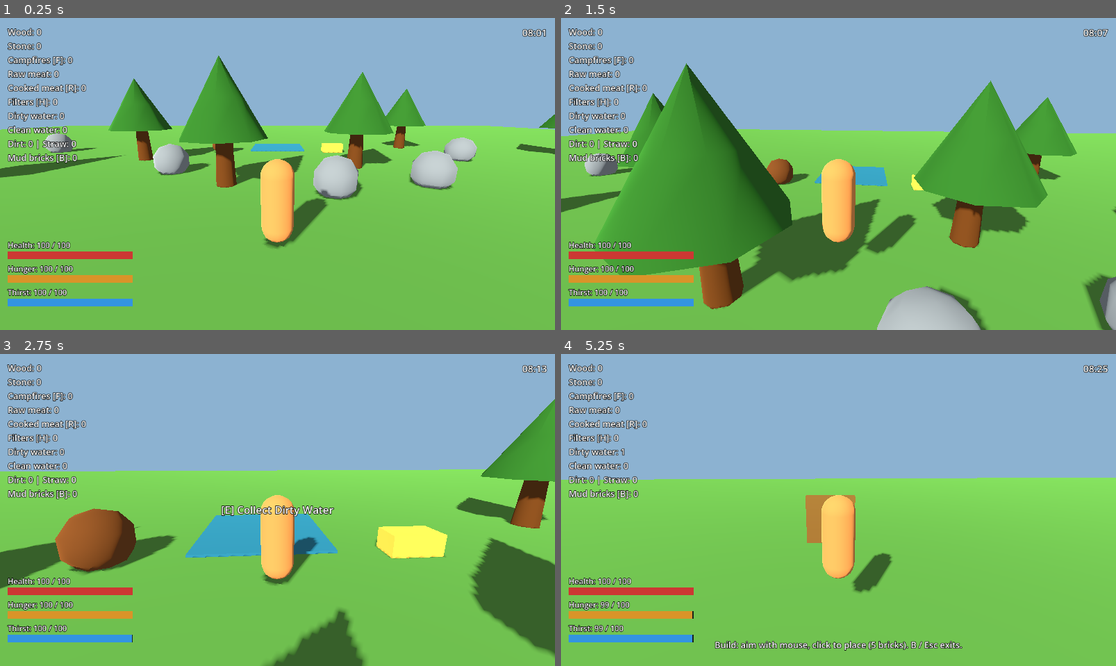
Above: before the commit, frames 1-4 (two rows, left to right).
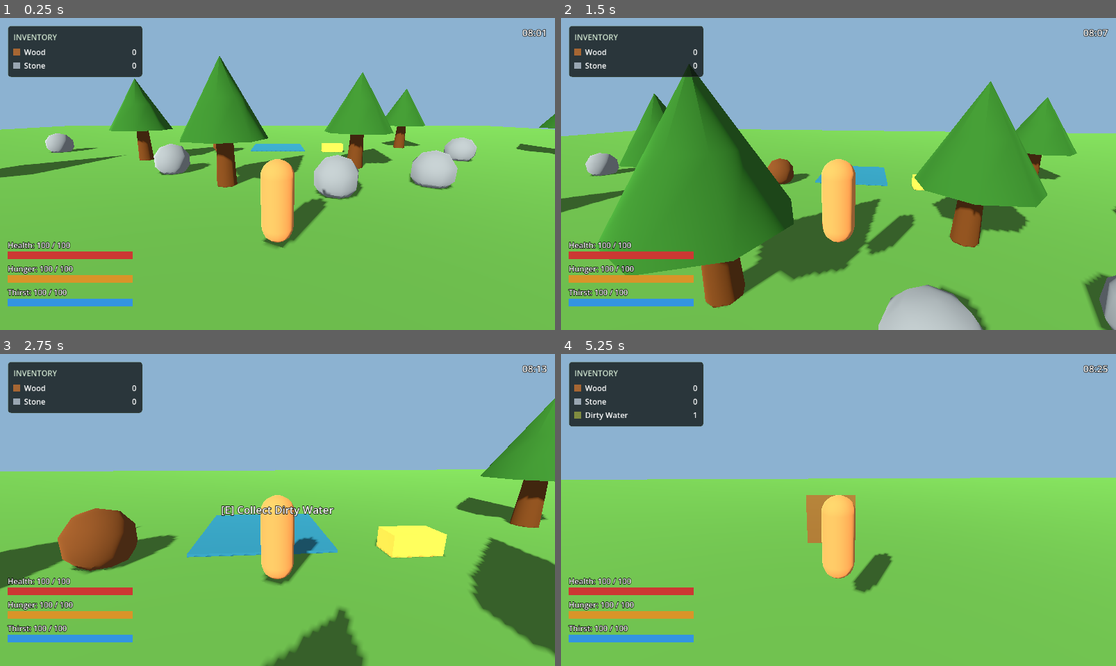
Above: after the commit, the same moments.

Repository: hamzabattas15-afk/jeu-de-survive
Game: Godot game, scene res://scenes/world/main.tscn
Two runs of this game, one before a commit and one after it. Both use one fixed random seed, a clock stepped at 60 frames per second and the inputs below.
Inputs (mouse positions are in pixels of both pictures, inside the frame that each line leads up to):
- Up to frame 1 (0.25 s): no input
- Up to frame 2 (1.5 s): tap Enter at 0.5 s; move the mouse to (866, 174) at 0.52 s; hold R (eat) 0.53-1.28 s; hold W (move_forward) from 0.53 s (still down); tap Space (jump) at 0.77 s; move the mouse to (810, 174) at 1.27 s; click (810, 174) at 1.35 s
- Up to frame 3 (2.75 s): keep holding W (move_forward); tap Space (jump) at 1.52 s; tap R (eat) at 1.55 s; move the mouse to (288, 503) at 2.02 s; hold R (eat) from 2.03 s (still down)
- Up to frame 4 (5.25 s): keep holding W (move_forward); move the mouse to (832, 516) at 2.77 s; release R (eat) at 2.78 s; tap E (interact) at 2.85 s; tap Space (jump) at 3.02, 3.77, 4.52 s; tap R (eat) at 3.05, 4.55 s; move the mouse to (877, 513) at 3.52 s; hold R (eat) 3.53-4.28 s; tap F (place_campfire) at 3.6 s; move the mouse to (794, 506) at 4.27 s; tap Shift (sprint) at 4.35 s; move the mouse to (844, 510) at 5.02 s; hold B (toggle_build) from 5.03 s (still down)

The runs differ from the first frame. In frame 1, 5.6% of the frame differs, in the area x 0-100%, y 2-74%; in frame 2, 6.5%; in frame 3, 5.7%; in frame 4, 7.0%, in the area x 1-75%, y 2-96%.

Commit message:
HUD: translucent inventory panel with icons and scroll

Diff:
--- a/project.godot
+++ b/project.godot
@@ -1,13 +1,22 @@
 ; Engine configuration file.
-; Edit project settings through the Godot editor when possible.
+; It's best edited using the editor UI and not directly,
+; since the parameters that go here are not all obvious.
+;
+; Format:
+;   [section] ; section goes between []
+;   param=value ; assign values to parameters
 
 config_version=5
+
+[animation]
+
+compatibility/default_parent_skeleton_in_mesh_instance_3d=true
 
 [application]
 
 config/name="Stoneborn"
 run/main_scene="res://scenes/world/main.tscn"
-config/features=PackedStringArray("4.0", "GL Compatibility")
+config/features=PackedStringArray("4.7", "GL Compatibility")
 
 [autoload]
 
@@ -18,60 +27,73 @@
 
 move_forward={
 "deadzone": 0.5,
-"events": [Object(InputEventKey,"physical_keycode":87)]
+"events": [Object(InputEventKey,"resource_local_to_scene":false,"resource_name":"","device":16,"window_id":0,"alt_pressed":false,"shift_pressed":false,"ctrl_pressed":false,"meta_pressed":false,"pressed":false,"keycode":0,"physical_keycode":87,"key_label":0,"unicode":0,"location":0,"echo":false,"script":null)
+]
 }
 move_back={
 "deadzone": 0.5,
-"events": [Object(InputEventKey,"physical_keycode":83)]
+"events": [Object(InputEventKey,"resource_local_to_scene":false,"resource_name":"","device":16,"window_id":0,"alt_pressed":false,"shift_pressed":false,"ctrl_pressed":false,"meta_pressed":false,"pressed":false,"keycode":0,"physical_keycode":83,"key_label":0,"unicode":0,"location":0,"echo":false,"script":null)
+]
 }
 move_left={
 "deadzone": 0.5,
-"events": [Object(InputEventKey,"physical_keycode":65)]
+"events": [Object(InputEventKey,"resource_local_to_scene":false,"resource_name":"","device":16,"window_id":0,"alt_pressed":false,"shift_pressed":false,"ctrl_pressed":false,"meta_pressed":false,"pressed":false,"keycode":0,"physical_keycode":65,"key_label":0,"unicode":0,"location":0,"echo":false,"script":null)
+]
 }
 move_right={
 "deadzone": 0.5,
-"events": [Object(InputEventKey,"physical_keycode":68)]
+"events": [Object(InputEventKey,"resource_local_to_scene":false,"resource_name":"","device":16,"window_id":0,"alt_pressed":false,"shift_pressed":false,"ctrl_pressed":false,"meta_pressed":false,"pressed":false,"keycode":0,"physical_keycode":68,"key_label":0,"unicode":0,"location":0,"echo":false,"script":null)
+]
 }
 sprint={
 "deadzone": 0.5,
-"events": [Object(InputEventKey,"physical_keycode":4194325)]
+"events": [Object(InputEventKey,"resource_local_to_scene":false,"resource_name":"","device":16,"window_id":0,"alt_pressed":false,"shift_pressed":false,"ctrl_pressed":false,"meta_pressed":false,"pressed":false,"keycode":0,"physical_keycode":4194325,"key_label":0,"unicode":0,"location":0,"echo":false,"script":null)
+]
 }
 jump={
 "deadzone": 0.5,
-"events": [Object(InputEventKey,"physical_keycode":32)]
+"events": [Object(InputEventKey,"resource_local_to_scene":false,"resource_name":"","device":16,"window_id":0,"alt_pressed":false,"shift_pressed":false,"ctrl_pressed":false,"meta_pressed":false,"pressed":false,"keycode":0,"physical_keycode":32,"key_label":0,"unicode":0,"location":0,"echo":false,"script":null)
+]
 }
 interact={
 "deadzone": 0.5,
-"events": [Object(InputEventKey,"physical_keycode":69)]
+"events": [Object(InputEventKey,"resource_local_to_scene":false,"resource_name":"","device":16,"window_id":0,"alt_pressed":false,"shift_pressed":false,"ctrl_pressed":false,"meta_pressed":false,"pressed":false,"keycode":0,"physical_keycode":69,"key_label":0,"unicode":0,"location":0,"echo":false,"script":null)
+]
 }
 toggle_crafting={
 "deadzone": 0.5,
-"events": [Object(InputEventKey,"physical_keycode":67)]
+"events": [Object(InputEventKey,"resource_local_to_scene":false,"resource_name":"","device":16,"window_id":0,"alt_pressed":false,"shift_pressed":false,"ctrl_pressed":false,"meta_pressed":false,"pressed":false,"keycode":0,"physical_keycode":67,"key_label":0,"unicode":0,"location":0,"echo":false,"script":null)
+]
 }
 place_campfire={
 "deadzone": 0.5,
-"events": [Object(InputEventKey,"physical_keycode":70)]
+"events": [Object(InputEventKey,"resource_local_to_scene":false,"resource_name":"","device":16,"window_id":0,"alt_pressed":false,"shift_pressed":false,"ctrl_pressed":false,"meta_pressed":false,"pressed":false,"keycode":0,"physical_keycode":70,"key_label":0,"unicode":0,"location":0,"echo":false,"script":null)
+]
 }
 debug_give_raw_meat={
 "deadzone": 0.5,
-"events": [Object(InputEventKey,"physical_keycode":71)]
+"events": [Object(InputEventKey,"resource_local_to_scene":false,"resource_name":"","device":16,"window_id":0,"alt_pressed":false,"shift_pressed":false,"ctrl_pressed":false,"meta_pressed":false,"pressed":false,"keycode":0,"physical_keycode":71,"key_label":0,"unicode":0,"location":0,"echo":false,"script":null)
+]
 }
 eat={
 "deadzone": 0.5,
-"events": [Object(InputEventKey,"physical_keycode":82)]
+"events": [Object(InputEventKey,"resource_local_to_scene":false,"resource_name":"","device":16,"window_id":0,"alt_pressed":false,"shift_pressed":false,"ctrl_pressed":false,"meta_pressed":false,"pressed":false,"keycode":0,"physical_keycode":82,"key_label":0,"unicode":0,"location":0,"echo":false,"script":null)
+]
 }
-
 place_water_filter={
 "deadzone": 0.5,
-"events": [Object(InputEventKey,"physical_keycode":72)]
+"events": [Object(InputEventKey,"resource_local_to_scene":false,"resource_name":"","device":16,"window_id":0,"alt_pressed":false,"shift_pressed":false,"ctrl_pressed":false,"meta_pressed":false,"pressed":false,"keycode":0,"physical_keycode":72,"key_label":0,"unicode":0,"location":0,"echo":false,"script":null)
+]
 }
 toggle_build={
 "deadzone": 0.5,
-"events": [Object(InputEventKey,"physical_keycode":66)]
+"events": [Object(InputEventKey,"resource_local_to_scene":false,"resource_name":"","device":16,"window_id":0,"alt_pressed":false,"shift_pressed":false,"ctrl_pressed":false,"meta_pressed":false,"pressed":false,"keycode":0,"physical_keycode":66,"key_label":0,"unicode":0,"location":0,"echo":false,"script":null)
+]
 }
 build_place={
 "deadzone": 0.5,
-"events": [Object(InputEventMouseButton,"button_index":1)]
+"events": [Object(InputEventMouseButton,"resource_local_to_scene":false,"resource_name":"","device":32,"window_id":0,"alt_pressed":false,"shift_pressed":false,"ctrl_pressed":false,"meta_pressed":false,"button_mask":0,"position":Vector2(0, 0),"global_position":Vector2(0, 0),"factor":1.0,"button_index":1,"canceled":false,"pressed":false,"double_click":false,"script":null)
+]
 }
 
 [rendering]
--- a/scenes/ui/hud.tscn
+++ b/scenes/ui/hud.tscn
@@ -1,24 +1,62 @@
-[gd_scene load_steps=5 format=3]
+[gd_scene load_steps=6 format=3]
 
 [ext_resource type="Script" path="res://scripts/hud.gd" id="1_hud"]
 [ext_resource type="PackedScene" path="res://scenes/ui/crafting_menu.tscn" id="2_crafting"]
 [ext_resource type="PackedScene" path="res://scenes/ui/stats_hud.tscn" id="3_stats"]
 [ext_resource type="PackedScene" path="res://scenes/ui/death_screen.tscn" id="4_death"]
 
+[sub_resource type="StyleBoxFlat" id="StyleBoxFlat_inventory"]
+content_margin_left = 12.0
+content_margin_top = 12.0
+content_margin_right = 12.0
+content_margin_bottom = 12.0
+bg_color = Color(0.055, 0.075, 0.065, 0.78)
+border_width_left = 1
+border_width_top = 1
+border_width_right = 1
+border_width_bottom = 1
+border_color = Color(0.4, 0.5, 0.4, 0.45)
+corner_radius_top_left = 6
+corner_radius_top_right = 6
+corner_radius_bottom_left = 6
+corner_radius_bottom_right = 6
+
 [node name="HUD" type="CanvasLayer"]
 script = ExtResource("1_hud")
 
-[node name="ResourceLabel" type="Label" parent="."]
+[node name="InventoryPanel" type="PanelContainer" parent="."]
+custom_minimum_size = Vector2(280, 0)
 offset_left = 16.0
 offset_top = 16.0
-offset_right = 216.0
-offset_bottom = 300.0
+offset_right = 296.0
+offset_bottom = 120.0
 mouse_filter = 2
-theme_override_colors/font_color = Color(1, 1, 1, 1)
-theme_override_colors/font_outline_color = Color(0, 0, 0, 1)
-theme_override_constants/outline_size = 4
-theme_override_font_sizes/font_size = 18
-text = "Wood: 0\nStone: 0\nCampfires [F]: 0\nRaw meat: 0\nCooked meat [R]: 0"
+theme_override_styles/panel = SubResource("StyleBoxFlat_inventory")
+
+[node name="Content" type="VBoxContainer" parent="InventoryPanel"]
+layout_mode = 2
+mouse_filter = 2
+theme_override_constants/separation = 8
+
+[node name="Title" type="Label" parent="InventoryPanel/Content"]
+layout_mode = 2
+mouse_filter = 2
+theme_override_font_sizes/font_size = 16
+theme_override_colors/font_color = Color(0.8, 0.88, 0.8, 1)
+text = "INVENTORY"
+
+[node name="InventoryScroll" type="ScrollContainer" parent="InventoryPanel/Content"]
+custom_minimum_size = Vector2(0, 52)
+layout_mode = 2
+mouse_filter = 1
+focus_mode = 0
+horizontal_scroll_mode = 0
+
+[node name="ItemList" type="VBoxContainer" parent="InventoryPanel/Content/InventoryScroll"]
+layout_mode = 2
+size_flags_horizontal = 3
+mouse_filter = 2
+theme_override_constants/separation = 4
 
 [node name="TimeLabel" type="Label" parent="."]
 anchors_preset = 1
--- a/scenes/world/main.tscn
+++ b/scenes/world/main.tscn
@@ -1,11 +1,10 @@
-[gd_scene load_steps=13 format=3]
+[gd_scene format=3 uid="uid://dq2gvun48j0em"]
 
 [ext_resource type="PackedScene" path="res://scenes/player/player.tscn" id="1_player"]
 [ext_resource type="PackedScene" path="res://scenes/ui/hud.tscn" id="2_hud"]
 [ext_resource type="PackedScene" path="res://scenes/items/tree.tscn" id="3_tree"]
 [ext_resource type="PackedScene" path="res://scenes/items/rock.tscn" id="4_rock"]
-[ext_resource type="Script" path="res://scripts/day_night_cycle.gd" id="5_day_night"]
-
+[ext_resource type="Script" uid="uid://d0qmh0r7uuhu1" path="res://scripts/day_night_cycle.gd" id="5_day_night"]
 [ext_resource type="PackedScene" path="res://scenes/world/pond.tscn" id="6_pond"]
 [ext_resource type="PackedScene" path="res://scenes/items/dirt.tscn" id="7_dirt"]
 [ext_resource type="PackedScene" path="res://scenes/items/straw.tscn" id="8_straw"]
@@ -17,15 +16,10 @@
 ambient_light_color = Color(1, 1, 1, 1)
 ambient_light_energy = 0.6
 reflected_light_source = 1
-ssao_enabled = false
-ssr_enabled = false
-glow_enabled = false
-volumetric_fog_enabled = false
 
 [sub_resource type="StandardMaterial3D" id="StandardMaterial3D_ground"]
 albedo_color = Color(0.28, 0.48, 0.22, 1)
 metallic_specular = 0.0
-roughness = 1.0
 
 [sub_resource type="BoxMesh" id="BoxMesh_ground"]
 material = SubResource("StandardMaterial3D_ground")
@@ -34,127 +28,102 @@
 [sub_resource type="BoxShape3D" id="BoxShape3D_ground"]
 size = Vector3(100, 1, 100)
 
-[node name="Main" type="Node3D"]
+[node name="Main" type="Node3D" unique_id=2080452242]
 
-[node name="WorldEnvironment" type="WorldEnvironment" parent="."]
+[node name="WorldEnvironment" type="WorldEnvironment" parent="." unique_id=948066875]
 environment = SubResource("Environment_world")
 
-[node name="DirectionalLight3D" type="DirectionalLight3D" parent="."]
-rotation_degrees = Vector3(-55, -30, 0)
-light_energy = 1.0
+[node name="DirectionalLight3D" type="DirectionalLight3D" parent="." unique_id=1260509019]
+transform = Transform3D(0.8660254, 0.40957603, -0.28678823, 0, 0.57357645, 0.81915206, 0.5, -0.7094065, 0.49673176, 0, 0, 0)
 shadow_enabled = true
 directional_shadow_mode = 0
 directional_shadow_max_distance = 30.0
 
-[node name="Ground" type="StaticBody3D" parent="."]
-position = Vector3(0, -0.5, 0)
-collision_layer = 1
-collision_mask = 1
+[node name="Ground" type="StaticBody3D" parent="." unique_id=1910915293]
+transform = Transform3D(1, 0, 0, 0, 1, 0, 0, 0, 1, 0, -0.5, 0)
 
-[node name="MeshInstance3D" type="MeshInstance3D" parent="Ground"]
+[node name="MeshInstance3D" type="MeshInstance3D" parent="Ground" unique_id=359625031]
 mesh = SubResource("BoxMesh_ground")
 
-[node name="CollisionShape3D" type="CollisionShape3D" parent="Ground"]
+[node name="CollisionShape3D" type="CollisionShape3D" parent="Ground" unique_id=259998889]
 shape = SubResource("BoxShape3D_ground")
 
-[node name="Player" parent="." instance=ExtResource("1_player")]
-position = Vector3(0, 0.05, 0)
+[node name="Player" parent="." unique_id=2035560388 instance=ExtResource("1_player")]
+transform = Transform3D(1, 0, 0, 0, 1, 0, 0, 0, 1, -0.018764496, 0.011554707, 0.034183502)
 
-[node name="HUD" parent="." instance=ExtResource("2_hud")]
+[node name="HUD" parent="." unique_id=25313867 instance=ExtResource("2_hud")]
 
-[node name="Trees" type="Node3D" parent="."]
+[node name="Trees" type="Node3D" parent="." unique_id=1561514664]
 
-[node name="Tree01" parent="Trees" instance=ExtResource("3_tree")]
-position = Vector3(-2, 0, -4)
+[node name="Tree01" parent="Trees" unique_id=2081892451 instance=ExtResource("3_tree")]
+transform = Transform3D(1, 0, 0, 0, 1, 0, 0, 0, 1, -2, 0, -4)
 
-[node name="Tree02" parent="Trees" instance=ExtResource("3_tree")]
-position = Vector3(4, 0, -7)
-rotation_degrees = Vector3(0, 25, 0)
+[node name="Tree02" parent="Trees" unique_id=1739480700 instance=ExtResource("3_tree")]
+transform = Transform3D(0.90630776, 0, 0.42261827, 0, 1, 0, -0.42261827, 0, 0.90630776, 4, 0, -7)
 
-[node name="Tree03" parent="Trees" instance=ExtResource("3_tree")]
-position = Vector3(-8, 0, -9)
-rotation_degrees = Vector3(0, 65, 0)
+[node name="Tree03" parent="Trees" unique_id=1353267857 instance=ExtResource("3_tree")]
+transform = Transform3D(0.42261824, 0, 0.9063078, 0, 1, 0, -0.9063078, 0, 0.42261824, -8, 0, -9)
 
-[node name="Tree04" parent="Trees" instance=ExtResource("3_tree")]
-position = Vector3(10, 0, -14)
-rotation_degrees = Vector3(0, 110, 0)
+[node name="Tree04" parent="Trees" unique_id=1214377277 instance=ExtResource("3_tree")]
+transform = Transform3D(-0.34202012, 0, 0.9396926, 0, 1, 0, -0.9396926, 0, -0.34202012, 10, 0, -14)
 
-[node name="Tree05" parent="Trees" instance=ExtResource("3_tree")]
-position = Vector3(-14, 0, -4)
-rotation_degrees = Vector3(0, 145, 0)
+[node name="Tree05" parent="Trees" unique_id=1204927878 instance=ExtResource("3_tree")]
+transform = Transform3D(-0.81915206, 0, 0.57357645, 0, 1, 0, -0.57357645, 0, -0.81915206, -14, 0, -4)
 
-[node name="Tree06" parent="Trees" instance=ExtResource("3_tree")]
-position = Vector3(15, 0, 5)
-rotation_degrees = Vector3(0, 180, 0)
+[node name="Tree06" parent="Trees" unique_id=292299122 instance=ExtResource("3_tree")]
+transform = Transform3D(-1, 0, -8.742278e-08, 0, 1, 0, 8.742278e-08, 0, -1, 15, 0, 5)
 
-[node name="Tree07" parent="Trees" instance=ExtResource("3_tree")]
-position = Vector3(4, 0, 13)
-rotation_degrees = Vector3(0, 210, 0)
+[node name="Tree07" parent="Trees" unique_id=1508133456 instance=ExtResource("3_tree")]
+transform = Transform3D(-0.8660254, 0, -0.49999997, 0, 1, 0, 0.49999997, 0, -0.8660254, 4, 0, 13)
 
-[node name="Tree08" parent="Trees" instance=ExtResource("3_tree")]
-position = Vector3(-7, 0, 14)
-rotation_degrees = Vector3(0, 245, 0)
+[node name="Tree08" parent="Trees" unique_id=1550840782 instance=ExtResource("3_tree")]
+transform = Transform3D(-0.42261818, 0, -0.9063078, 0, 1, 0, 0.9063078, 0, -0.42261818, -7, 0, 14)
 
-[node name="Tree09" parent="Trees" instance=ExtResource("3_tree")]
-position = Vector3(-18, 0, 12)
-rotation_degrees = Vector3(0, 285, 0)
+[node name="Tree09" parent="Trees" unique_id=1827870626 instance=ExtResource("3_tree")]
+transform = Transform3D(0.258819, 0, -0.9659258, 0, 1, 0, 0.9659258, 0, 0.258819, -18, 0, 12)
 
-[node name="Tree10" parent="Trees" instance=ExtResource("3_tree")]
-position = Vector3(19, 0, -10)
-rotation_degrees = Vector3(0, 320, 0)
+[node name="Tree10" parent="Trees" unique_id=70280024 instance=ExtResource("3_tree")]
+transform = Transform3D(0.7660443, 0, -0.64278775, 0, 1, 0, 0.64278775, 0, 0.7660443, 19, 0, -10)
 
-[node name="Rocks" type="Node3D" parent="."]
+[node name="Rocks" type="Node3D" parent="." unique_id=232192370]
 
-[node name="Rock01" parent="Rocks" instance=ExtResource("4_rock")]
-position = Vector3(2, 0, -3)
+[node name="Rock01" parent="Rocks" unique_id=1124238803 instance=ExtResource("4_rock")]
+transform = Transform3D(1, 0, 0, 0, 1, 0, 0, 0, 1, 2, 0, -3)
 
-[node name="Rock02" parent="Rocks" instance=ExtResource("4_rock")]
-position = Vector3(6, 0, -4)
-rotation_degrees = Vector3(0, 35, 0)
+[node name="Rock02" parent="Rocks" unique_id=1388328805 instance=ExtResource("4_rock")]
+transform = Transform3D(0.81915206, 0, 0.57357645, 0, 1, 0, -0.57357645, 0, 0.81915206, 6, 0, -4)
 
-[node name="Rock03" parent="Rocks" instance=ExtResource("4_rock")]
-position = Vector3(-5, 0, -6)
-rotation_degrees = Vector3(0, 70, 0)
+[node name="Rock03" parent="Rocks" unique_id=1806465210 instance=ExtResource("4_rock")]
+transform = Transform3D(0.34202015, 0, 0.9396926, 0, 1, 0, -0.9396926, 0, 0.34202015, -5, 0, -6)
 
-[node name="Rock04" parent="Rocks" instance=ExtResource("4_rock")]
-position = Vector3(11, 0, -9)
-rotation_degrees = Vector3(0, 105, 0)
+[node name="Rock04" parent="Rocks" unique_id=240780150 instance=ExtResource("4_rock")]
+transform = Transform3D(-0.25881904, 0, 0.9659258, 0, 1, 0, -0.9659258, 0, -0.25881904, 11, 0, -9)
 
-[node name="Rock05" parent="Rocks" instance=ExtResource("4_rock")]
-position = Vector3(-11, 0, 2)
-rotation_degrees = Vector3(0, 145, 0)
+[node name="Rock05" parent="Rocks" unique_id=805429825 instance=ExtResource("4_rock")]
+transform = Transform3D(-0.81915206, 0, 0.57357645, 0, 1, 0, -0.57357645, 0, -0.81915206, -11, 0, 2)
 
-[node name="Rock06" parent="Rocks" instance=ExtResource("4_rock")]
-position = Vector3(8, 0, 8)
-rotation_degrees = Vector3(0, 190, 0)
+[node name="Rock06" parent="Rocks" unique_id=1119267994 instance=ExtResource("4_rock")]
+transform = Transform3D(-0.9848077, 0, -0.17364822, 0, 1, 0, 0.17364822, 0, -0.9848077, 8, 0, 8)
 
-[node name="Rock07" parent="Rocks" instance=ExtResource("4_rock")]
-position = Vector3(-2, 0, 9)
-rotation_degrees = Vector3(0, 240, 0)
+[node name="Rock07" parent="Rocks" unique_id=980402931 instance=ExtResource("4_rock")]
+transform = Transform3D(-0.4999999, 0, -0.86602545, 0, 1, 0, 0.86602545, 0, -0.4999999, -2, 0, 9)
 
-[node name="Rock08" parent="Rocks" instance=ExtResource("4_rock")]
-position = Vector3(-16, 0, -12)
-rotation_degrees = Vector3(0, 300, 0)
+[node name="Rock08" parent="Rocks" unique_id=76997352 instance=ExtResource("4_rock")]
+transform = Transform3D(0.4999999, 0, -0.86602545, 0, 1, 0, 0.86602545, 0, 0.4999999, -16, 0, -12)
 
-[node name="DayNightCycle" type="Node" parent="." node_paths=PackedStringArray("sun", "world_environment")]
+[node name="DayNightCycle" type="Node" parent="." unique_id=1812040672 node_paths=PackedStringArray("sun", "world_environment")]
 script = ExtResource("5_day_night")
 sun = NodePath("../DirectionalLight3D")
 world_environment = NodePath("../WorldEnvironment")
 
-[node name="Pond" parent="." instance=ExtResource("6_pond")]
-position = Vector3(0, 0.01, -14)
-[node name="Dirt" parent="." instance=ExtResource("7_dirt")]
-position = Vector3(-4, 0, -12)
-[node name="Straw" parent="." instance=ExtResource("8_straw")]
-position = Vector3(4, 0, -12)
+[node name="Pond" parent="." unique_id=543164002 instance=ExtResource("6_pond")]
+transform = Transform3D(1, 0, 0, 0, 1, 0, 0, 0, 1, 0, 0.01, -14)
+
+[node name="Dirt" parent="." unique_id=243175623 instance=ExtResource("7_dirt")]
+transform = Transform3D(1, 0, 0, 0, 1, 0, 0, 0, 1, -4, 0, -12)
+
+[node name="Straw" parent="." unique_id=1871699141 instance=ExtResource("8_straw")]
+transform = Transform3D(1, 0, 0, 0, 1, 0, 0, 0, 1, 4, 0, -12)
 
 [connection signal="interaction_prompt_changed" from="Player" to="HUD" method="_on_interaction_prompt_changed"]
 [connection signal="time_changed" from="DayNightCycle" to="HUD" method="_on_time_changed"]
-[connection signal="placement_feedback" from="Player/CampfirePlacement" to="HUD" method="_on_placement_feedback"]
-[connection signal="health_changed" from="Player/PlayerStats" to="HUD/StatsHUD" method="_on_health_changed"]
-[connection signal="hunger_changed" from="Player/PlayerStats" to="HUD/StatsHUD" method="_on_hunger_changed"]
-[connection signal="thirst_changed" from="Player/PlayerStats" to="HUD/StatsHUD" method="_on_thirst_changed"]
-[connection signal="player_died" from="Player/PlayerStats" to="HUD/DeathScreen" method="_on_player_died"]
-
-[connection signal="placement_feedback" from="Player/WaterFilterPlacement" to="HUD" method="_on_placement_feedback"]
-[connection signal="build_feedback" from="Player/BuildMode" to="HUD" method="_on_placement_feedback"]
--- a/scripts/hud.gd
+++ b/scripts/hud.gd
@@ -1,6 +1,25 @@
 extends CanvasLayer
 
-@onready var _resource_label: Label = $ResourceLabel
+const ITEM_COLORS: Dictionary = {
+	"wood": Color(0.65, 0.4, 0.2), "stone": Color(0.6, 0.65, 0.7),
+	"campfire": Color(1.0, 0.45, 0.15), "raw_meat": Color(0.9, 0.35, 0.4),
+	"cooked_meat": Color(0.65, 0.3, 0.18), "water_filter": Color(0.35, 0.75, 0.7),
+	"dirty_water": Color(0.5, 0.55, 0.25), "clean_water": Color(0.3, 0.7, 1.0),
+	"dirt": Color(0.45, 0.3, 0.2), "straw": Color(0.9, 0.8, 0.35),
+	"mud_brick": Color(0.75, 0.4, 0.25), "wooden_spear": Color(0.8, 0.65, 0.4),
+	"stone_axe": Color(0.7, 0.8, 0.85), "torch": Color(1.0, 0.8, 0.25)
+}
+const ITEM_LABELS: Dictionary = {
+	"campfire": "Campfires [F]", "water_filter": "Filters [H]",
+	"cooked_meat": "Cooked meat [R]", "mud_brick": "Mud bricks [B]"
+}
+
+var _inventory_rows: Dictionary = {}
+var _visible_item_count: int = 0
+
+@onready var _inventory_panel: PanelContainer = $InventoryPanel
+@onready var _inventory_scroll: ScrollContainer = $InventoryPanel/Content/InventoryScroll
+@onready var _inventory_list: VBoxContainer = $InventoryPanel/Content/InventoryScroll/ItemList
 @onready var _interaction_prompt: Label = $InteractionPrompt
 @onready var _time_label: Label = $TimeLabel
 @onready var _action_status: Label = $ActionStatus
@@ -10,24 +29,73 @@
 func _ready() -> void:
 	_interaction_prompt.hide()
 	_action_status_timer.timeout.connect(_action_status.hide)
-	Inventory.inventory_changed.connect(_update_resource_label)
-	_update_resource_label()
+	Inventory.inventory_changed.connect(_update_inventory)
+	get_viewport().size_changed.connect(_resize_inventory_panel)
+	_update_inventory()
 
 
-func _update_resource_label() -> void:
-	_resource_label.text = "Wood: %d\nStone: %d\nCampfires [F]: %d\nRaw meat: %d\nCooked meat [R]: %d\nFilters [H]: %d\nDirty water: %d\nClean water: %d\nDirt: %d | Straw: %d\nMud bricks [B]: %d" % [
-		Inventory.get_amount("wood"),
-		Inventory.get_amount("stone"),
-		Inventory.get_amount("campfire"),
-		Inventory.get_amount("raw_meat"),
-		Inventory.get_amount("cooked_meat"),
-		Inventory.get_amount("water_filter"),
-		Inventory.get_amount("dirty_water"),
-		Inventory.get_amount("clean_water"),
-		Inventory.get_amount("dirt"),
-		Inventory.get_amount("straw"),
-		Inventory.get_amount("mud_brick")
-	]
+func _update_inventory() -> void:
+	var children: Array[Node] = _inventory_list.get_children()
+	for child in children:
+		(child as Control).hide()
+	var item_ids: Array[String] = ["wood", "stone"]
+	var stored_ids: Array[String] = []
+	stored_ids.assign(Inventory.items.keys())
+	stored_ids.sort()
+	for item_id in stored_ids:
+		if not item_ids.has(item_id):
+			item_ids.append(item_id)
+	_visible_item_count = 0
+	for item_id in item_ids:
+		var amount: int = Inventory.get_amount(item_id)
+		if amount <= 0 and item_id != "wood" and item_id != "stone":
+			continue
+		var row: HBoxContainer = _get_inventory_row(item_id)
+		var count_label: Label = row.get_node("Amount") as Label
+		count_label.text = str(amount)
+		row.show()
+		_inventory_list.move_child(row, _visible_item_count)
+		_visible_item_count += 1
+	_resize_inventory_panel()
+
+
+func _get_inventory_row(item_id: String) -> HBoxContainer:
+	if _inventory_rows.has(item_id):
+		return _inventory_rows[item_id] as HBoxContainer
+	var row: HBoxContainer = HBoxContainer.new()
+	row.custom_minimum_size = Vector2(0, 24)
+	row.mouse_filter = Control.MOUSE_FILTER_IGNORE
+	row.add_theme_constant_override("separation", 8)
+	var icon: ColorRect = ColorRect.new()
+	icon.custom_minimum_size = Vector2(14, 14)
+	icon.size_flags_vertical = Control.SIZE_SHRINK_CENTER
+	icon.mouse_filter = Control.MOUSE_FILTER_IGNORE
+	icon.color = ITEM_COLORS.get(item_id, Color(0.7, 0.7, 0.75))
+	row.add_child(icon)
+	var title: Label = Label.new()
+	title.text = str(ITEM_LABELS.get(item_id, item_id.capitalize()))
+	title.size_flags_horizontal = Control.SIZE_EXPAND_FILL
+	title.mouse_filter = Control.MOUSE_FILTER_IGNORE
+	title.add_theme_font_size_override("font_size", 16)
+	row.add_child(title)
+	var count_label: Label = Label.new()
+	count_label.name = "Amount"
+	count_label.horizontal_alignment = HORIZONTAL_ALIGNMENT_RIGHT
+	count_label.custom_minimum_size.x = 32.0
+	count_label.mouse_filter = Control.MOUSE_FILTER_IGNORE
+	count_label.add_theme_font_size_override("font_size", 16)
+	row.add_child(count_label)
+	_inventory_list.add_child(row)
+	_inventory_rows[item_id] = row
+	return row
+
+
+func _resize_inventory_panel() -> void:
+	# Reserve space for the existing bottom-left stat bars, header, and margins.
+	var available_height: float = maxf(48.0, get_viewport().get_visible_rect().size.y - 272.0)
+	var content_height: float = float(_visible_item_count * 28 - 4)
+	_inventory_scroll.custom_minimum_size.y = minf(content_height, available_height)
+	_inventory_panel.reset_size.call_deferred()
 
 
 func _on_interaction_prompt_changed(prompt_text: String) -> void:
Not shown, added: autoload/crafting.gd.uid
Not shown, added: autoload/inventory.gd.uid
Not shown, added: export_presets.cfg
Not shown, added: scripts/build_mode.gd.uid
Not shown, added: scripts/campfire.gd.uid
Not shown, added: scripts/campfire_placement.gd.uid
Not shown, added: scripts/crafting_menu.gd.uid
Not shown, added: scripts/day_night_cycle.gd.uid
Not shown, added: scripts/death_screen.gd.uid
Not shown, added: scripts/hud.gd.uid
Not shown, added: scripts/player.gd.uid
Not shown, added: scripts/player_stats.gd.uid
(and 17 more such lines)
